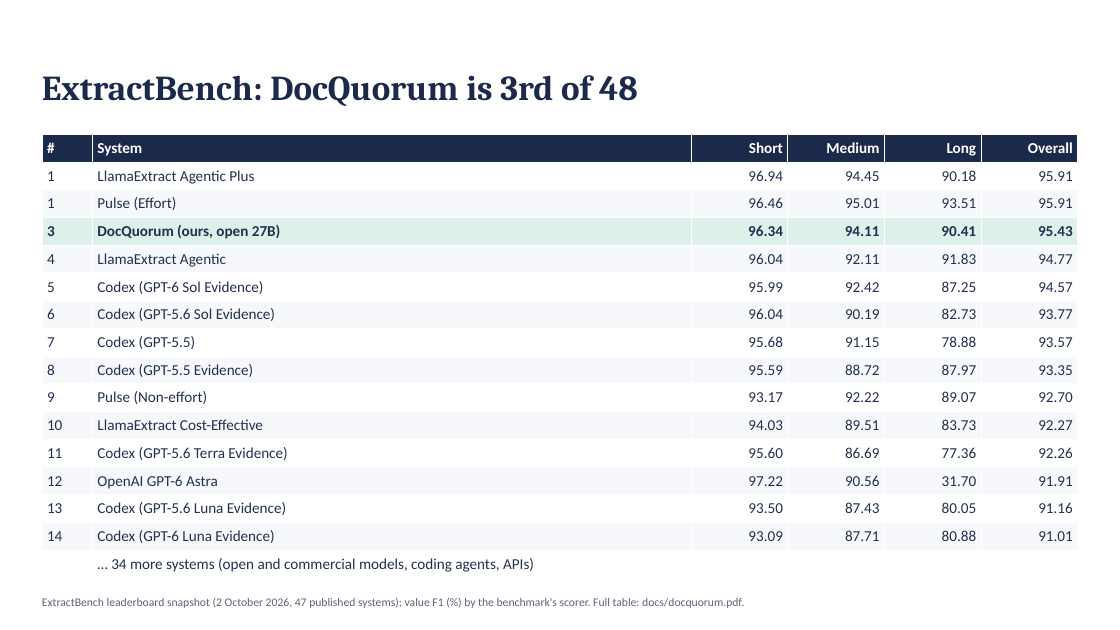
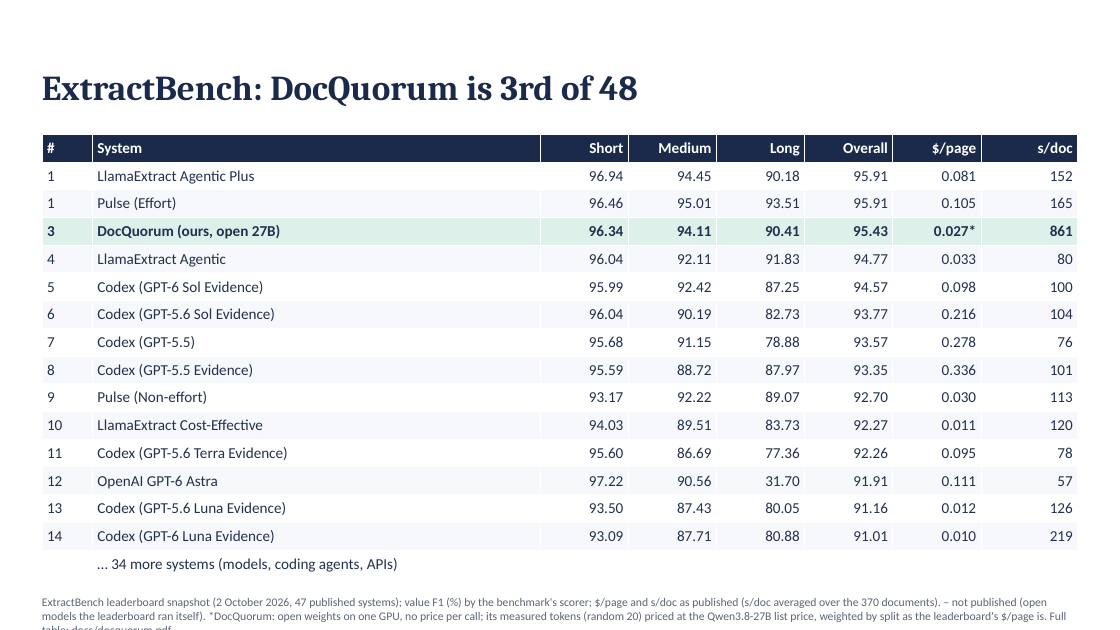
Before and after one commit to ashutoshdayal13/docquorum, a slide deck: slide 13 of ppt/flow/pptx-version/docquorum-flow.pptx. Drawn at 1120x630 pixels with LibreOffice and Linux fonts; fonts in the diff are those of the drawing. Boxes give left, top, right and bottom in pixels: in the first picture for what was removed or moved away, otherwise in the second. Text is boxed around its words. In the diff, an @@ line names an element or a change of style, - is before the commit and + after.

Commit message:
Measured cost on all six benchmarks; tables, decks and README filled
Calls, dollars and seconds per document, measured on a random sample of
each benchmark (results/costs/): VAREX 3.2 calls, $0.021 per form;
UNIKIE-BENCH 6.3 calls, $0.010 per image; UNIKIE open 4.6 calls, $0.018;
ExtractBench $0.027 per page (the two systems above it: $0.081, $0.105);
DocuBench 11.1 calls, $0.23 per document (13 of 20 in one call, median
$0.011); LongArray-Extract 101 calls, $0.68 per 48-page document. Dollars
price the measured tokens at the Qwen3.8-27B list price.

- pricing.py: ExtractBench per page weighted by split as the leaderboard
  computes Cost_Per_Page (reproduces its published values).
- measure_cost.py: record each ExtractBench document's split.
- Flow deck: every DocQuorum cell filled on the six-benchmark summary, the
  highlights slide, the cost chart and the cost-reasons slide (with long
  documents' cost per page); PowerPoint deck and TABLES.md likewise.
- README: the cost block, generated from the same files.

```diff
--- a/ppt/flow/pptx-version/docquorum-flow.pptx
+++ b/ppt/flow/pptx-version/docquorum-flow.pptx
@@ table at bbox=[42, 134, 1078, 578] @@
-column 2, row 16: … 34 more systems (open and commercial models, coding agents, APIs)
+column 2, row 16: … 34 more systems (models, coding agents, APIs)
+column 7: $/page | 0.081 | 0.105 | 0.027* | 0.033 | 0.098 | 0.216 | 0.278 | 0.336 | 0.030 | 0.011 | 0.095 | 0.111 | 0.012 | 0.010 | 
+column 8: s/doc | 152 | 165 | 861 | 80 | 100 | 104 | 76 | 101 | 113 | 120 | 78 | 57 | 126 | 219 | 
@@ text at bbox=[42, 597, 1067, 622]: text changed @@
-ExtractBench leaderboard snapshot (2 October 2026, 47 published systems); value F1 (%) by the benchmark's scorer. Full table: docs/docquorum.pdf.
+ExtractBench leaderboard snapshot (2 October 2026, 47 published systems); value F1 (%) by the benchmark's scorer; $/page and s/doc as published (s/doc averaged over the 370 documents). – not published (open models the leaderboard ran itself). *DocQuorum: open weights on one GPU, no price per call; its measured tokens (random 20) priced at the Qwen3.8-27B list price, weighted by split as the leaderboard's $/page is. Full table: docs/docquorum.pdf.
```
Also in this commit, not shown: 2 other slides changed, 14 other files.
